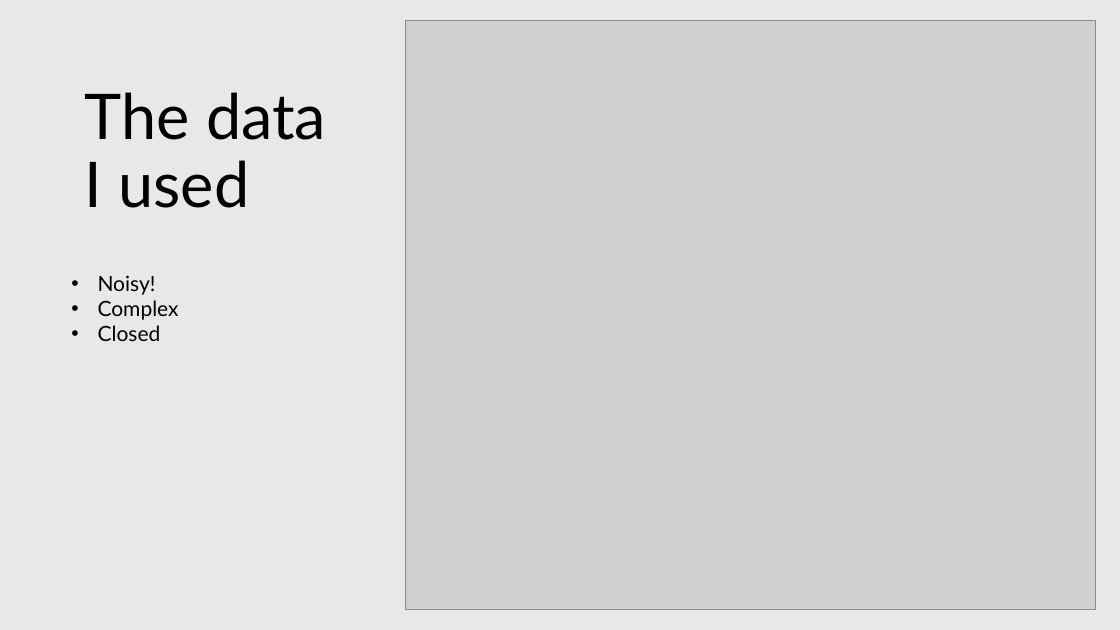
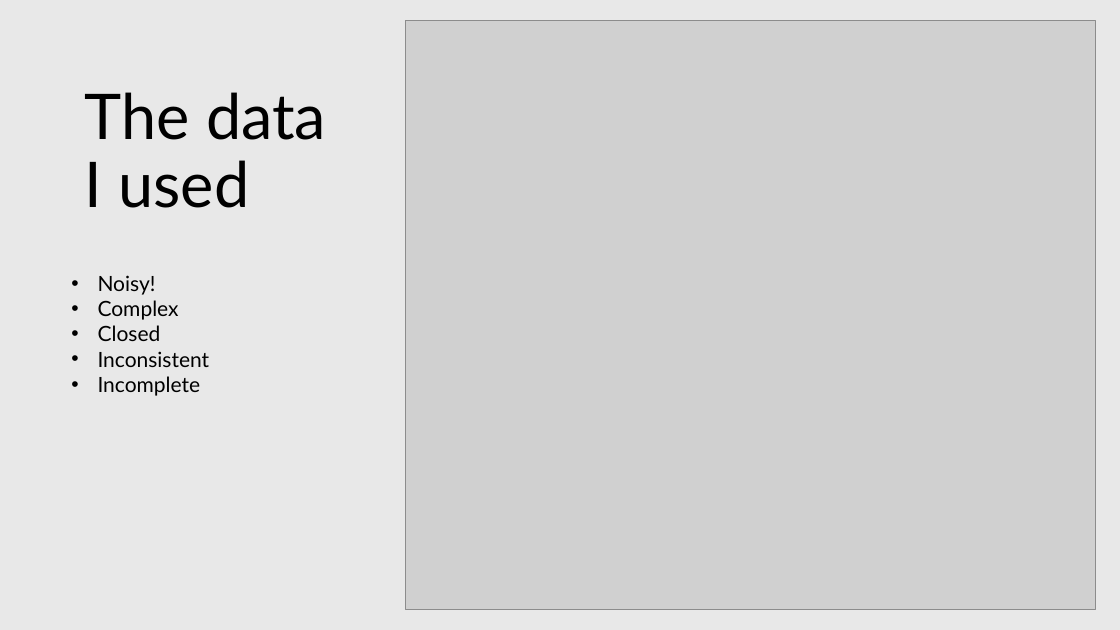
Before and after one commit to darrengarside/DAML_FinalProject, a slide deck: slide 2 of Final project prompt slides.pptx (slide 6 before the commit). Drawn at 1120x630 pixels with LibreOffice and Linux fonts; fonts in the diff are those of the drawing; grey boxes stand for pictures. Boxes give left, top, right and bottom in pixels: in the first picture for what was removed or moved away, otherwise in the second. Text is boxed around its words. In the diff, an @@ line names an element or a change of style, - is before the commit and + after.

Commit message:
slides updated

```diff
--- a/Final project prompt slides.pptx
+++ b/Final project prompt slides.pptx
@@ text at bbox=[98, 351, 210, 396]: paragraphs added @@
+• Inconsistent
+• Incomplete
```
Also in this commit, not shown: 2 slides added, 6 slides removed.
